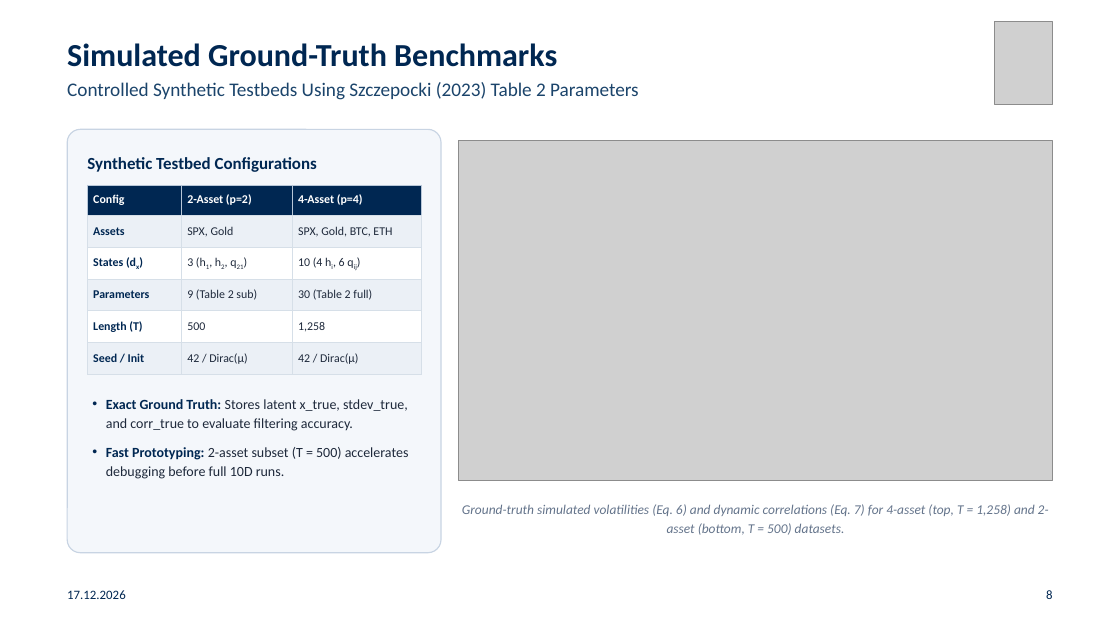
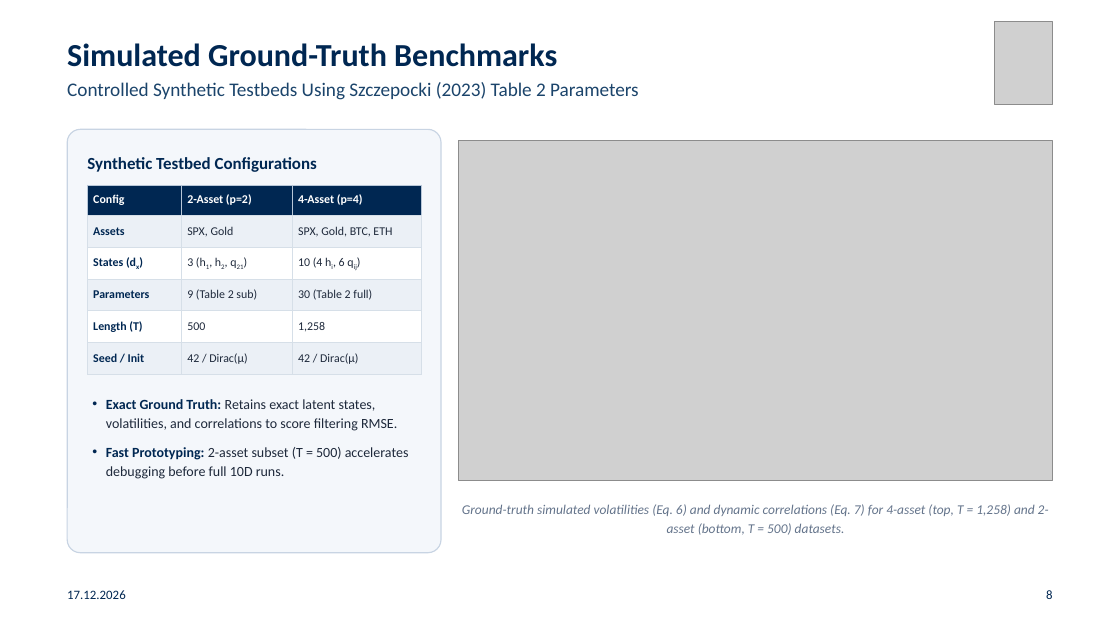
Before and after one commit to gabegagster/smc-stochastic-volatility, a slide deck: slide 8 of presentation/smc_chmsv_ensae_presentation.pptx. Drawn at 1120x630 pixels with LibreOffice and Linux fonts; fonts in the diff are those of the drawing; grey boxes stand for pictures. Boxes give left, top, right and bottom in pixels: in the first picture for what was removed or moved away, otherwise in the second. Text is boxed around its words. In the diff, an @@ line names an element or a change of style, - is before the commit and + after.

```diff
--- a/presentation/smc_chmsv_ensae_presentation.pptx
+++ b/presentation/smc_chmsv_ensae_presentation.pptx
@@ text at box(106, 399, 397, 431): text changed @@
-• Exact Ground Truth: Stores latent x_true, stdev_true, and corr_true to evaluate filtering accuracy.
+• Exact Ground Truth: Retains exact latent states, volatilities, and correlations to score filtering RMSE.
```
Also in this commit, not shown: 12 other slides changed, 11 other files.
